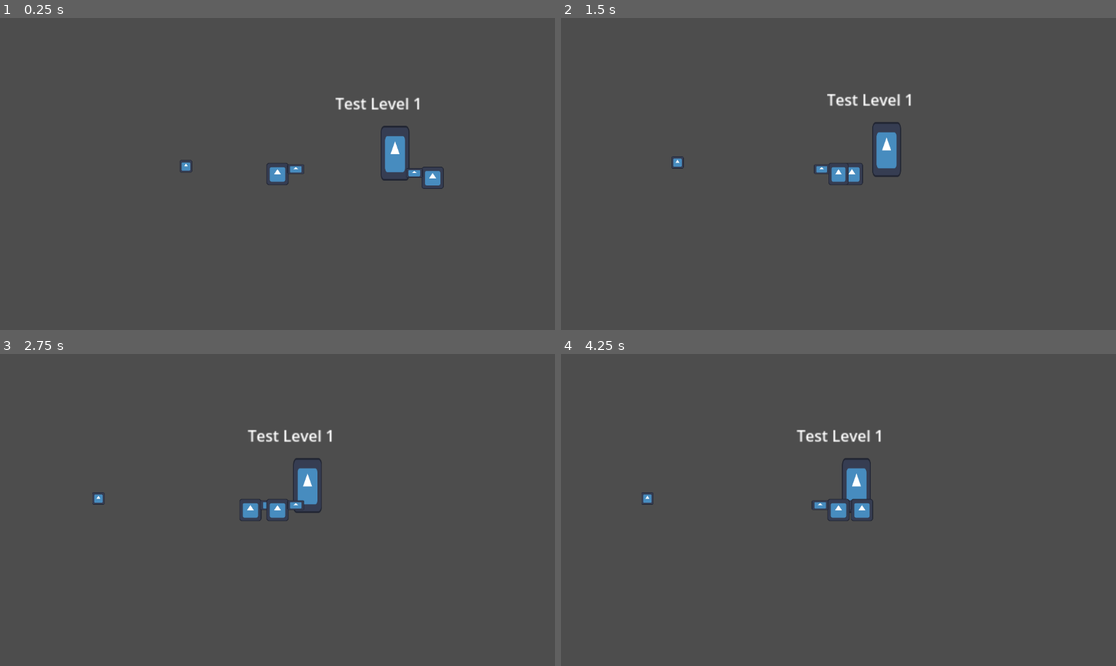
Above: before the commit, frames 1-4 (two rows, left to right).
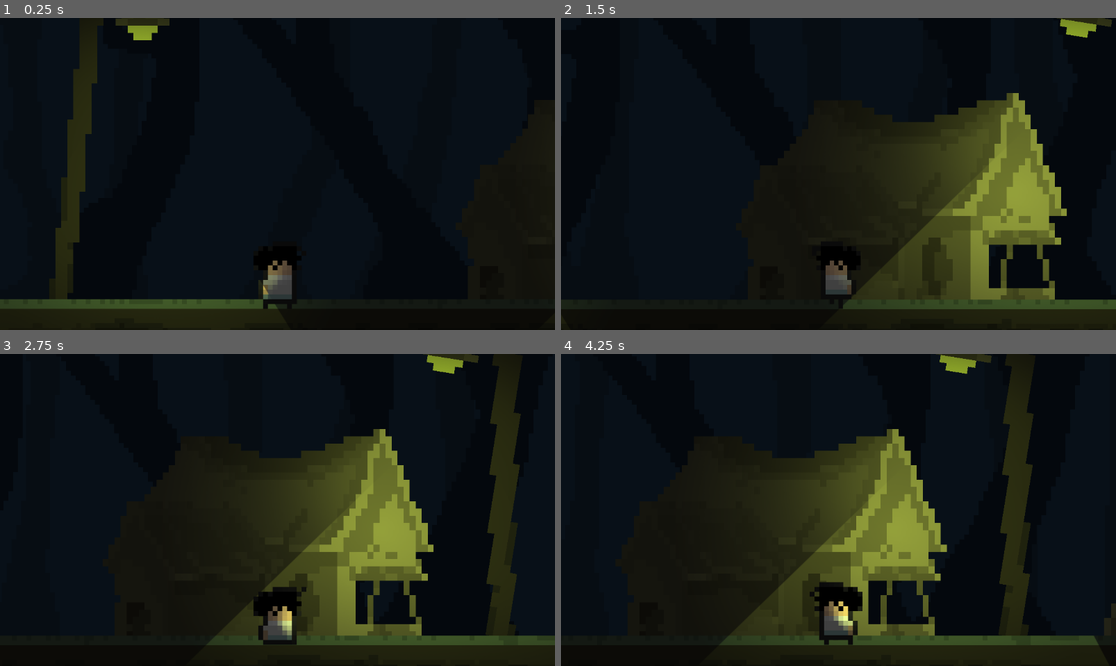
Above: after the commit, the same moments.

Repository: 1MochaChan1/cajole
Game: Godot game, scene res://levels/TestScene1.tscn
Same seed, same stepped clock (60 frames per second), same inputs: the game is played once before the commit and once after it. The engine's default icon, where the game draws it, is replaced by a stand-in: a white triangle on a blue panel in a dark square.
Inputs:
- Up to frame 1 (0.25 s): no input
- Up to frame 2 (1.5 s): hold D (right) 0.53-1.28 s; tap Shift (sprint) at 0.6 s; hold A (left) from 1.28 s (still down); tap E (interact) at 1.35 s
- Up to frame 3 (2.75 s): tap Shift (sprint) at 1.55, 2.1 s; release A (left) at 2.03 s; hold D (right) from 2.03 s (still down)
- Up to frame 4 (4.25 s): tap F (toggle flashlight) at 2.85 s; tap Shift (sprint) at 3.05, 3.6 s; release D (right) at 3.53 s; hold A (left) from 3.53 s (still down)

The runs differ from the first frame. In frame 1, 100% of the frame differs, in the area x 0-100%, y 0-100%; in frame 2, 100%; in frame 3, 100%; in frame 4, 100%.

Commit message:
New assets added, parallax created

Diff:
--- /dev/null
+++ b/assets/sprites/character/daniel_text.tres
@@ -0,0 +1,8 @@
+[gd_resource type="CanvasTexture" load_steps=3 format=3 uid="uid://16o7jyg42ps4"]
+
+[ext_resource type="Texture2D" uid="uid://bg08eik8cmh71" path="res://assets/sprites/character/daniel_chettiar.png" id="1_22mff"]
+[ext_resource type="Texture2D" uid="uid://dp6f4md6oo4jt" path="res://assets/sprites/character/daniel_chettiar_n.png" id="2_dc81o"]
+
+[resource]
+diffuse_texture = ExtResource("1_22mff")
+normal_texture = ExtResource("2_dc81o")
--- /dev/null
+++ b/assets/sprites/environment/house1.tres
@@ -0,0 +1,7 @@
+[gd_resource type="AtlasTexture" load_steps=2 format=3 uid="uid://rgyqvs035oxq"]
+
+[ext_resource type="Texture2D" uid="uid://ktus8tmfxgvp" path="res://assets/sprites/environment/Props.png" id="1_ewhl8"]
+
+[resource]
+atlas = ExtResource("1_ewhl8")
+region = Rect2(32, 32, 80, 48)
--- /dev/null
+++ b/assets/sprites/environment/house2.tres
@@ -0,0 +1,7 @@
+[gd_resource type="AtlasTexture" load_steps=2 format=3 uid="uid://c4jky4ccutd4a"]
+
+[ext_resource type="Texture2D" uid="uid://ktus8tmfxgvp" path="res://assets/sprites/environment/Props.png" id="1_iwt5w"]
+
+[resource]
+atlas = ExtResource("1_iwt5w")
+region = Rect2(128, 48, 64, 32)
--- /dev/null
+++ b/assets/sprites/environment/lamp.tres
@@ -0,0 +1,7 @@
+[gd_resource type="AtlasTexture" load_steps=2 format=3 uid="uid://dmgdgf8rrix5t"]
+
+[ext_resource type="Texture2D" uid="uid://ktus8tmfxgvp" path="res://assets/sprites/environment/Props.png" id="1_omkhf"]
+
+[resource]
+atlas = ExtResource("1_omkhf")
+region = Rect2(0, 16, 32, 64)
--- a/core/components/keys/Key.tscn
+++ b/core/components/keys/Key.tscn
@@ -1,7 +1,7 @@
 [gd_scene load_steps=4 format=3 uid="uid://loxg0ss1u61"]
 
 [ext_resource type="Script" path="res://core/components/keys/key.gd" id="1_43p03"]
-[ext_resource type="Texture2D" uid="uid://dcgyb3k5axvwe" path="res://icon.svg" id="1_br5xa"]
+[ext_resource type="Texture2D" uid="uid://dnhlrwxrf6k8d" path="res://assets/sprites/key.png" id="2_16noc"]
 
 [sub_resource type="RectangleShape2D" id="RectangleShape2D_64jog"]
 
@@ -9,6 +9,7 @@
 script = ExtResource("1_43p03")
 
 [node name="StaticBody2D" type="Area2D" parent="."]
+scale = Vector2(0.75, 0.75)
 collision_layer = 8
 collision_mask = 3
 input_pickable = false
@@ -17,5 +18,4 @@
 shape = SubResource("RectangleShape2D_64jog")
 
 [node name="Sprite2D" type="Sprite2D" parent="."]
-scale = Vector2(0.1, 0.1)
-texture = ExtResource("1_br5xa")
+texture = ExtResource("2_16noc")
--- /dev/null
+++ b/core/components/props/Lamp.tscn
@@ -0,0 +1,31 @@
+[gd_scene load_steps=5 format=3 uid="uid://bbsqsg253fdlg"]
+
+[ext_resource type="Texture2D" uid="uid://dmgdgf8rrix5t" path="res://assets/sprites/environment/lamp.tres" id="1_u6sls"]
+[ext_resource type="Texture2D" uid="uid://bd5ean2x4thja" path="res://assets/sprites/environment/LightCone.png" id="2_q3lmo"]
+
+[sub_resource type="Gradient" id="Gradient_bc7hq"]
+offsets = PackedFloat32Array(0, 0.72428)
+colors = PackedColorArray(1, 1, 1, 1, 0, 0, 0, 1)
+
+[sub_resource type="GradientTexture2D" id="GradientTexture2D_co7of"]
+gradient = SubResource("Gradient_bc7hq")
+fill = 1
+fill_from = Vector2(0.5, 0.5)
+
+[node name="Lamp" type="Sprite2D"]
+texture = ExtResource("1_u6sls")
+
+[node name="Sphere" type="PointLight2D" parent="."]
+position = Vector2(6.52971, 7.92729)
+scale = Vector2(0.08, 0.08)
+color = Color(0.760784, 0.854902, 0.360784, 1)
+energy = 0.75
+texture = SubResource("GradientTexture2D_co7of")
+texture_scale = 12.0
+
+[node name="Cone" type="PointLight2D" parent="."]
+position = Vector2(-1.10362, 11.4561)
+scale = Vector2(0.122017, 0.102202)
+color = Color(0.760784, 0.854902, 0.360784, 1)
+texture = ExtResource("2_q3lmo")
+texture_scale = 0.75
--- a/core/enemy/Enemy.tscn
+++ b/core/enemy/Enemy.tscn
@@ -1,16 +1,18 @@
-[gd_scene load_steps=4 format=3 uid="uid://bspqs0rv2mclx"]
+[gd_scene load_steps=5 format=3 uid="uid://bspqs0rv2mclx"]
 
 [ext_resource type="Texture2D" uid="uid://dcgyb3k5axvwe" path="res://icon.svg" id="1_esbuq"]
 [ext_resource type="Script" path="res://core/enemy/enemy_controller.gd" id="1_tt6vv"]
 
 [sub_resource type="CapsuleShape2D" id="CapsuleShape2D_yavun"]
 
+[sub_resource type="RectangleShape2D" id="RectangleShape2D_mxrh4"]
+size = Vector2(16, 9)
+
 [node name="Enemy" type="CharacterBody2D" node_paths=PackedStringArray("ray_cast")]
 collision_layer = 4
 script = ExtResource("1_tt6vv")
 walk_speed = 80.0
 max_speed = 100.0
-lerp_speed = 0.025
 ray_cast = NodePath("RayCast2D")
 
 [node name="Sprite2D" type="Sprite2D" parent="."]
@@ -27,5 +29,15 @@
 shape = SubResource("CapsuleShape2D_yavun")
 
 [node name="RayCast2D" type="RayCast2D" parent="."]
-target_position = Vector2(150, 0)
+target_position = Vector2(100, 0)
 collision_mask = 2
+
+[node name="Area2D" type="Area2D" parent="."]
+collision_layer = 4
+collision_mask = 3
+
+[node name="CollisionShape2D" type="CollisionShape2D" parent="Area2D"]
+position = Vector2(19, -5.5)
+shape = SubResource("RectangleShape2D_mxrh4")
+
+[connection signal="body_entered" from="Area2D" to="." method="_on_area_2d_body_entered"]
--- a/core/enemy/enemy_controller.gd
+++ b/core/enemy/enemy_controller.gd
@@ -1,6 +1,6 @@
 class_name Enemy extends CharacterBody2D
 
-signal attacked
+signal player_killed
 
 const GRAVITY = 10
 
@@ -35,6 +35,8 @@
 		var body = ray_cast.get_collider()
 		if (body is Player):
 			move_towards_player()
+	else:
+		velocity.x = lerp(velocity.x, 0.0, 0.01)
 
 func move_towards_player():
 	var x = look_dir * walk_speed * _speed_multiplier
@@ -43,3 +45,8 @@
 
 func attack():
 	pass
+
+
+func _on_area_2d_body_entered(body):
+	if body is Player:
+		player_killed.emit()
--- a/core/player/Player.tscn
+++ b/core/player/Player.tscn
@@ -1,48 +1,170 @@
-[gd_scene load_steps=4 format=3 uid="uid://bdki3v3woreso"]
+[gd_scene load_steps=8 format=3 uid="uid://bdki3v3woreso"]
 
-[ext_resource type="Texture2D" uid="uid://dcgyb3k5axvwe" path="res://icon.svg" id="1_cxhar"]
 [ext_resource type="Script" path="res://core/player/player_controller.gd" id="1_qxx2l"]
+[ext_resource type="Texture2D" uid="uid://16o7jyg42ps4" path="res://assets/sprites/character/daniel_text.tres" id="2_phmsw"]
 
-[sub_resource type="CapsuleShape2D" id="CapsuleShape2D_ep8dv"]
+[sub_resource type="RectangleShape2D" id="RectangleShape2D_en7g5"]
+size = Vector2(8, 11.2656)
 
-[node name="Player" type="CharacterBody2D" node_paths=PackedStringArray("ray_cast")]
+[sub_resource type="Animation" id="Animation_j0c8k"]
+resource_name = "idle"
+loop_mode = 1
+step = 0.2
+tracks/0/type = "bezier"
+tracks/0/imported = false
+tracks/0/enabled = true
+tracks/0/path = NodePath("Sprite2D:frame")
+tracks/0/interp = 1
+tracks/0/loop_wrap = true
+tracks/0/keys = {
+"handle_modes": PackedInt32Array(0, 0, 0, 0, 0, 0),
+"points": PackedFloat32Array(0, -0.25, 0, 0.25, 0, 1, -0.25, 0, 0.25, 0, 2, -0.25, 0, 0.25, 0, 3, -0.25, 0, 0.25, 0, 4, -0.25, 0, 0.25, 0, 5, -0.25, 0, 0.25, 0),
+"times": PackedFloat32Array(0, 0.2, 0.4, 0.6, 0.8, 1)
+}
+tracks/1/type = "value"
+tracks/1/imported = false
+tracks/1/enabled = true
+tracks/1/path = NodePath("Sprite2D:region_rect")
+tracks/1/interp = 1
+tracks/1/loop_wrap = true
+tracks/1/keys = {
+"times": PackedFloat32Array(0),
+"transitions": PackedFloat32Array(1),
+"update": 1,
+"values": [Rect2(0, 16, 128, 16)]
+}
+tracks/2/type = "value"
+tracks/2/imported = false
+tracks/2/enabled = true
+tracks/2/path = NodePath("Sprite2D:region_enabled")
+tracks/2/interp = 1
+tracks/2/loop_wrap = true
+tracks/2/keys = {
+"times": PackedFloat32Array(0),
+"transitions": PackedFloat32Array(1),
+"update": 1,
+"values": [true]
+}
+tracks/3/type = "value"
+tracks/3/imported = false
+tracks/3/enabled = true
+tracks/3/path = NodePath("Sprite2D:hframes")
+tracks/3/interp = 1
+tracks/3/loop_wrap = true
+tracks/3/keys = {
+"times": PackedFloat32Array(0, 0.2, 0.4, 0.6, 0.8, 1),
+"transitions": PackedFloat32Array(1, 1, 1, 1, 1, 1),
+"update": 1,
+"values": [8, 8, 8, 8, 8, 8]
+}
+
+[sub_resource type="Animation" id="Animation_ygmp2"]
+resource_name = "run"
+length = 0.35
+loop_mode = 1
+tracks/0/type = "value"
+tracks/0/imported = false
+tracks/0/enabled = true
+tracks/0/path = NodePath("Sprite2D:region_rect")
+tracks/0/interp = 1
+tracks/0/loop_wrap = true
+tracks/0/keys = {
+"times": PackedFloat32Array(0),
+"transitions": PackedFloat32Array(1),
+"update": 0,
+"values": [Rect2(0, 0, 64, 16)]
+}
+tracks/1/type = "value"
+tracks/1/imported = false
+tracks/1/enabled = true
+tracks/1/path = NodePath("Sprite2D:region_enabled")
+tracks/1/interp = 1
+tracks/1/loop_wrap = true
+tracks/1/keys = {
+"times": PackedFloat32Array(0),
+"transitions": PackedFloat32Array(1),
+"update": 1,
+"values": [true]
+}
+tracks/2/type = "bezier"
+tracks/2/imported = false
+tracks/2/enabled = true
+tracks/2/path = NodePath("Sprite2D:frame")
+tracks/2/interp = 1
+tracks/2/loop_wrap = true
+tracks/2/keys = {
+"handle_modes": PackedInt32Array(0, 0, 0, 0),
+"points": PackedFloat32Array(0, -0.25, 0, 0.25, 0, 1, -0.25, 0, 0.25, 0, 2, -0.25, 0, 0.25, 0, 3, -0.25, 0, 0.25, 0),
+"times": PackedFloat32Array(0, 0.1, 0.2, 0.3)
+}
+tracks/3/type = "value"
+tracks/3/imported = false
+tracks/3/enabled = true
+tracks/3/path = NodePath("Sprite2D:hframes")
+tracks/3/interp = 1
+tracks/3/loop_wrap = true
+tracks/3/keys = {
+"times": PackedFloat32Array(0, 0.1, 0.2, 0.3),
+"transitions": PackedFloat32Array(1, 1, 1, 1),
+"update": 1,
+"values": [4, 4, 4, 4]
+}
+
+[sub_resource type="AnimationLibrary" id="AnimationLibrary_vrvff"]
+_data = {
+"idle": SubResource("Animation_j0c8k"),
+"run": SubResource("Animation_ygmp2")
+}
+
+[sub_resource type="CanvasItemMaterial" id="CanvasItemMaterial_fwbnl"]
+
+[node name="Player" type="CharacterBody2D" node_paths=PackedStringArray("ray_cast", "animation_player")]
 collision_layer = 2
 collision_mask = 9
 script = ExtResource("1_qxx2l")
-walk_speed = 100.0
-max_walk_speed = 125.0
-sprint_speed = 150.0
-max_sprint_speed = 175.0
+walk_speed = 80.0
+max_walk_speed = 100.0
+sprint_speed = 125.0
+max_sprint_speed = 150.0
 ray_cast = NodePath("Ray")
-
-[node name="Sprite2D" type="Sprite2D" parent="."]
-scale = Vector2(0.179688, 0.179688)
-texture = ExtResource("1_cxhar")
-
-[node name="Sprite2D2" type="Sprite2D" parent="."]
-position = Vector2(19, -5)
-scale = Vector2(0.136719, 0.078125)
-texture = ExtResource("1_cxhar")
+animation_player = NodePath("AnimationPlayer")
 
 [node name="CollisionShape2D" type="CollisionShape2D" parent="."]
-position = Vector2(0, -3)
-shape = SubResource("CapsuleShape2D_ep8dv")
+position = Vector2(0, 2)
+shape = SubResource("RectangleShape2D_en7g5")
 
 [node name="Camera2D" type="Camera2D" parent="."]
-zoom = Vector2(2, 2)
+offset = Vector2(0, -20)
+zoom = Vector2(10, 10)
+position_smoothing_speed = 10.0
+editor_draw_limits = true
 
 [node name="Ray" type="RayCast2D" parent="."]
 enabled = false
 target_position = Vector2(60, 0)
 
-[node name="Area2D" type="Area2D" parent="."]
+[node name="Interactable Detector" type="Area2D" parent="."]
 collision_layer = 2
 collision_mask = 13
 
-[node name="CollisionShape2D" type="CollisionShape2D" parent="Area2D"]
-position = Vector2(0, -3)
-shape = SubResource("CapsuleShape2D_ep8dv")
+[node name="CollisionShape" type="CollisionShape2D" parent="Interactable Detector"]
+position = Vector2(0, 2)
+shape = SubResource("RectangleShape2D_en7g5")
 
-[connection signal="area_shape_entered" from="Area2D" to="." method="_on_area_2d_area_shape_entered"]
-[connection signal="body_entered" from="Area2D" to="." method="_on_area_2d_body_entered"]
-[connection signal="body_exited" from="Area2D" to="." method="_on_area_2d_body_exited"]
+[node name="AnimationPlayer" type="AnimationPlayer" parent="."]
+libraries = {
+"": SubResource("AnimationLibrary_vrvff")
+}
+autoplay = "idle"
+
+[node name="Sprite2D" type="Sprite2D" parent="."]
+texture_filter = 1
+material = SubResource("CanvasItemMaterial_fwbnl")
+texture = ExtResource("2_phmsw")
+hframes = 8
+region_enabled = true
+region_rect = Rect2(0, 16, 128, 16)
+
+[connection signal="area_shape_entered" from="Interactable Detector" to="." method="_on_area_2d_area_shape_entered"]
+[connection signal="body_entered" from="Interactable Detector" to="." method="_on_area_2d_body_entered"]
+[connection signal="body_exited" from="Interactable Detector" to="." method="_on_area_2d_body_exited"]
--- a/core/player/player_controller.gd
+++ b/core/player/player_controller.gd
@@ -9,6 +9,7 @@
 @export var sprint_speed:float
 @export var max_sprint_speed:float
 @export var ray_cast:RayCast2D
+@export var animation_player:AnimationPlayer
 
 var walk_dir = 1
 var jump_strength = 5
@@ -19,6 +20,7 @@
 
 var _can_interact:bool = false
 var _changing_scene:bool = false
+var _sprinting:bool = false # using for animation
 var _interaction:Globals.INTERACTIONS
 var _speed_multiplier:float = 50
 var _next_scene:PackedScene
@@ -31,6 +33,7 @@
 
 
 func _physics_process(_delta):
+	handle_animation()
 	velocity.y += GRAVITY
 	if(velocity.x < 0):
 		flip_char(-1)
@@ -46,10 +49,12 @@
 	velocity.x = clamp(velocity.x, -max_speed, max_speed)
 
 	if(Input.is_action_just_pressed("sprint")):
+		_sprinting = true
 		speed = sprint_speed
 		max_speed = max_sprint_speed
 
 	if(Input.is_action_just_released("sprint")):
+		_sprinting = false
 		speed = walk_speed
 		max_speed = max_walk_speed
 
@@ -62,6 +67,17 @@
 
 	if(!_changing_scene):
 		move_and_slide()
+
+func handle_animation():
+	if(abs(velocity.x) > 1):
+		animation_player.play('run')
+	else:
+		animation_player.play('idle')
+
+	if(_sprinting):
+		animation_player.speed_scale = 1.5
+	else:
+		animation_player.speed_scale = 1
 
 func handle_interact(interaction:Globals.INTERACTIONS):
 	match interaction:
--- a/levels/Ptototype.tscn
+++ /dev/null
@@ -1,9 +0,0 @@
-[gd_scene load_steps=3 format=3 uid="uid://dacgkppaasmp1"]
-
-[ext_resource type="Script" path="res://core/managers/game_manager.gd" id="1_yfmtn"]
-[ext_resource type="PackedScene" uid="uid://davg5vfbwe3ol" path="res://levels/TestScene1.tscn" id="2_nuhmn"]
-
-[node name="Game Manager" type="Node"]
-script = ExtResource("1_yfmtn")
-
-[node name="TestScene1" parent="." instance=ExtResource("2_nuhmn")]
--- a/levels/TestScene1.tscn
+++ b/levels/TestScene1.tscn
@@ -1,43 +1,163 @@
-[gd_scene load_steps=7 format=3 uid="uid://davg5vfbwe3ol"]
+[gd_scene load_steps=12 format=3 uid="uid://davg5vfbwe3ol"]
 
 [ext_resource type="Script" path="res://levels/test_scene_1.gd" id="1_jkm3b"]
-[ext_resource type="PackedScene" uid="uid://dh8vp3rcmjxa8" path="res://core/components/doors/Door.tscn" id="3_0o4iw"]
-[ext_resource type="Resource" uid="uid://dt43vr5v4mqvx" path="res://core/components/doors/dr.tres" id="3_rn4t5"]
-[ext_resource type="PackedScene" uid="uid://loxg0ss1u61" path="res://core/components/keys/Key.tscn" id="4_ete7t"]
-[ext_resource type="PackedScene" uid="uid://bspqs0rv2mclx" path="res://core/enemy/Enemy.tscn" id="5_7uerc"]
+[ext_resource type="Texture2D" uid="uid://behey2gma3loh" path="res://assets/sprites/environment/Platform.png" id="2_b84ss"]
+[ext_resource type="PackedScene" uid="uid://bbsqsg253fdlg" path="res://core/components/props/Lamp.tscn" id="2_uhn4r"]
+[ext_resource type="Texture2D" uid="uid://c4jky4ccutd4a" path="res://assets/sprites/environment/house2.tres" id="5_2j0c7"]
+[ext_resource type="Texture2D" uid="uid://rgyqvs035oxq" path="res://assets/sprites/environment/house1.tres" id="5_rr8dh"]
+[ext_resource type="Texture2D" uid="uid://c2vw8vqmt6631" path="res://assets/sprites/environment/BG.png" id="7_ar1lm"]
+[ext_resource type="Texture2D" uid="uid://cw8pbmgikw220" path="res://assets/sprites/environment/MG.png" id="8_curc6"]
+[ext_resource type="Texture2D" uid="uid://cr8esfsvqk043" path="res://assets/sprites/environment/MG2.png" id="9_vjcby"]
+[ext_resource type="PackedScene" uid="uid://bdki3v3woreso" path="res://core/player/Player.tscn" id="10_7by32"]
 
 [sub_resource type="SegmentShape2D" id="SegmentShape2D_6fest"]
-b = Vector2(531, 0)
+b = Vector2(1000.1, -0.554733)
+
+[sub_resource type="Environment" id="Environment_qyx8m"]
+background_mode = 3
 
 [node name="TestLevel1" type="Node2D" node_paths=PackedStringArray("spawn_point")]
 script = ExtResource("1_jkm3b")
 spawn_point = NodePath("SpawnPoint")
 
-[node name="StaticBody2D" type="StaticBody2D" parent="."]
-position = Vector2(29, 314)
+[node name="Platform" type="StaticBody2D" parent="."]
+position = Vector2(-300, 0)
+
+[node name="CollisionShape2D" type="CollisionShape2D" parent="Platform"]
+position = Vector2(0, 80.8636)
+shape = SubResource("SegmentShape2D_6fest")
+
+[node name="Props" type="Node2D" parent="Platform"]
+
+[node name="House1" type="Sprite2D" parent="Platform/Props"]
+position = Vector2(559.211, 46.7594)
+scale = Vector2(1.5, 1.5)
+texture = ExtResource("5_rr8dh")
+
+[node name="House2" type="Sprite2D" parent="Platform/Props"]
+position = Vector2(700, 55.6163)
+scale = Vector2(-1.5, 1.5)
+texture = ExtResource("5_2j0c7")
+
+[node name="House3" type="Sprite2D" parent="Platform/Props"]
+position = Vector2(438.835, 58.606)
+scale = Vector2(-1.25, 1.5)
+texture = ExtResource("5_2j0c7")
+
+[node name="House4" type="Sprite2D" parent="Platform/Props"]
+position = Vector2(844.099, 48.864)
+scale = Vector2(1, 1.25)
+texture = ExtResource("5_rr8dh")
+
+[node name="Lights" type="Node2D" parent="Platform"]
+
+[node name="DirectionalLight2D" type="DirectionalLight2D" parent="Platform/Lights"]
+position = Vector2(300, 0)
+color = Color(0.172833, 0.172833, 0.172833, 1)
+energy = 0.75
+blend_mode = 2
+
+[node name="Lamp" parent="Platform/Lights" instance=ExtResource("2_uhn4r")]
+position = Vector2(336.92, 47.7341)
+rotation = 3.14159
+scale = Vector2(-1.25, -1.5)
+
+[node name="Lamp2" parent="Platform/Lights" instance=ExtResource("2_uhn4r")]
+position = Vector2(473.227, 46.8432)
+rotation = 3.30024
+scale = Vector2(1.5, -1.5)
+
+[node name="Lamp3" parent="Platform/Lights" instance=ExtResource("2_uhn4r")]
+position = Vector2(653.189, 49.5159)
+rotation = 3.09519
+scale = Vector2(-1.5, -1.5)
+
+[node name="Lamp4" parent="Platform/Lights" instance=ExtResource("2_uhn4r")]
+position = Vector2(772.569, 57.0885)
+rotation = 2.87979
+scale = Vector2(1.5, -1.5)
+
+[node name="Marker2D" type="Marker2D" parent="Platform/Lights"]
+position = Vector2(444.445, 70.2406)
+
+[node name="PlatformSprites" type="Node2D" parent="Platform"]
 metadata/_edit_group_ = true
 
-[node name="CollisionShape2D" type="CollisionShape2D" parent="StaticBody2D"]
-shape = SubResource("SegmentShape2D_6fest")
+[node name="Platform2" type="Sprite2D" parent="Platform/PlatformSprites"]
+position = Vector2(600, 0)
+texture = ExtResource("2_b84ss")
+centered = false
 
-[node name="SpawnPoint" type="Node2D" parent="."]
-position = Vector2(180, 278)
+[node name="Platform5" type="Sprite2D" parent="Platform/PlatformSprites"]
+position = Vector2(800, 0)
+texture = ExtResource("2_b84ss")
+centered = false
 
-[node name="RichTextLabel" type="RichTextLabel" parent="."]
-offset_left = 240.0
-offset_top = 213.0
-offset_right = 332.0
-offset_bottom = 253.0
-size_flags_horizontal = 4
-text = "Test Level 1"
+[node name="Platform3" type="Sprite2D" parent="Platform/PlatformSprites"]
+texture = ExtResource("2_b84ss")
+centered = false
+offset = Vector2(200, 0)
 
-[node name="Door" parent="." instance=ExtResource("3_0o4iw")]
-position = Vector2(302, 277)
-res = ExtResource("3_rn4t5")
+[node name="Platform4" type="Sprite2D" parent="Platform/PlatformSprites"]
+texture = ExtResource("2_b84ss")
+centered = false
+offset = Vector2(400, 0)
 
-[node name="Key" parent="." groups=["Keys"] instance=ExtResource("4_ete7t")]
-position = Vector2(85, 290)
-key_number = 1
+[node name="SpawnPoint" type="Marker2D" parent="."]
+position = Vector2(66.8174, 62.2406)
+gizmo_extents = 8.5
 
-[node name="Enemy" parent="." groups=["Enemies"] instance=ExtResource("5_7uerc")]
-position = Vector2(341, 294)
+[node name="ParallaxBackground" type="ParallaxBackground" parent="."]
+
+[node name="CanvasModulate" type="CanvasModulate" parent="ParallaxBackground"]
+z_index = -100
+color = Color(0.201979, 0.262843, 0.323756, 1)
+
+[node name="BG" type="ParallaxLayer" parent="ParallaxBackground"]
+motion_mirroring = Vector2(200, 0)
+
+[node name="Sprite2D" type="Sprite2D" parent="ParallaxBackground/BG"]
+texture = ExtResource("7_ar1lm")
+centered = false
+
+[node name="Sprite2D2" type="Sprite2D" parent="ParallaxBackground/BG"]
+texture = ExtResource("7_ar1lm")
+centered = false
+offset = Vector2(200, 0)
+
+[node name="MG" type="ParallaxLayer" parent="ParallaxBackground"]
+motion_scale = Vector2(0.25, 1)
+motion_mirroring = Vector2(200, 0)
+
+[node name="Sprite2D" type="Sprite2D" parent="ParallaxBackground/MG"]
+texture = ExtResource("8_curc6")
+centered = false
+
+[node name="Sprite2D2" type="Sprite2D" parent="ParallaxBackground/MG"]
+texture = ExtResource("8_curc6")
+centered = false
+offset = Vector2(200, 0)
+
+[node name="MG2" type="ParallaxLayer" parent="ParallaxBackground"]
+motion_scale = Vector2(0.5, 1)
+motion_mirroring = Vector2(200, 0)
+
+[node name="Sprite2D" type="Sprite2D" parent="ParallaxBackground/MG2"]
+texture = ExtResource("9_vjcby")
+centered = false
+
+[node name="Sprite2D2" type="Sprite2D" parent="ParallaxBackground/MG2"]
+texture = ExtResource("9_vjcby")
+centered = false
+offset = Vector2(200, 0)
+
+[node name="CanvasModulate" type="CanvasModulate" parent="."]
+visible = false
+z_index = -100
+color = Color(0.171686, 0.225882, 0.280106, 1)
+
+[node name="Player" parent="." instance=ExtResource("10_7by32")]
+position = Vector2(66.8174, 70.2406)
+
+[node name="WorldEnvironment" type="WorldEnvironment" parent="."]
+environment = SubResource("Environment_qyx8m")
--- a/project.godot
+++ b/project.godot
@@ -18,6 +18,11 @@
 [autoload]
 
 Globals="*res://core/autoload.gd"
+
+[display]
+
+window/size/mode=3
+window/canvas_textures/default_texture_filter=0
 
 [input]
 
@@ -64,3 +69,7 @@
 2d_physics/layer_2="Player"
 2d_physics/layer_3="Enemy"
 2d_physics/layer_4="Ineteractable"
+
+[rendering]
+
+textures/canvas_textures/default_texture_filter=0
Binary file added: assets/sprites/character/daniel_chettiar.png
Not shown, added: assets/sprites/character/daniel_chettiar.png.import
Binary file added: assets/sprites/character/daniel_chettiar_n.png
Not shown, added: assets/sprites/character/daniel_chettiar_n.png.import
Binary file added: assets/sprites/environment/BG.png
Not shown, added: assets/sprites/environment/BG.png.import
Binary file added: assets/sprites/environment/Light.png
Not shown, added: assets/sprites/environment/Light.png.import
Binary file added: assets/sprites/environment/LightCone.png
Not shown, added: assets/sprites/environment/LightCone.png.import
Binary file added: assets/sprites/environment/MG.png
Not shown, added: assets/sprites/environment/MG.png.import
(and 8 more such lines)
